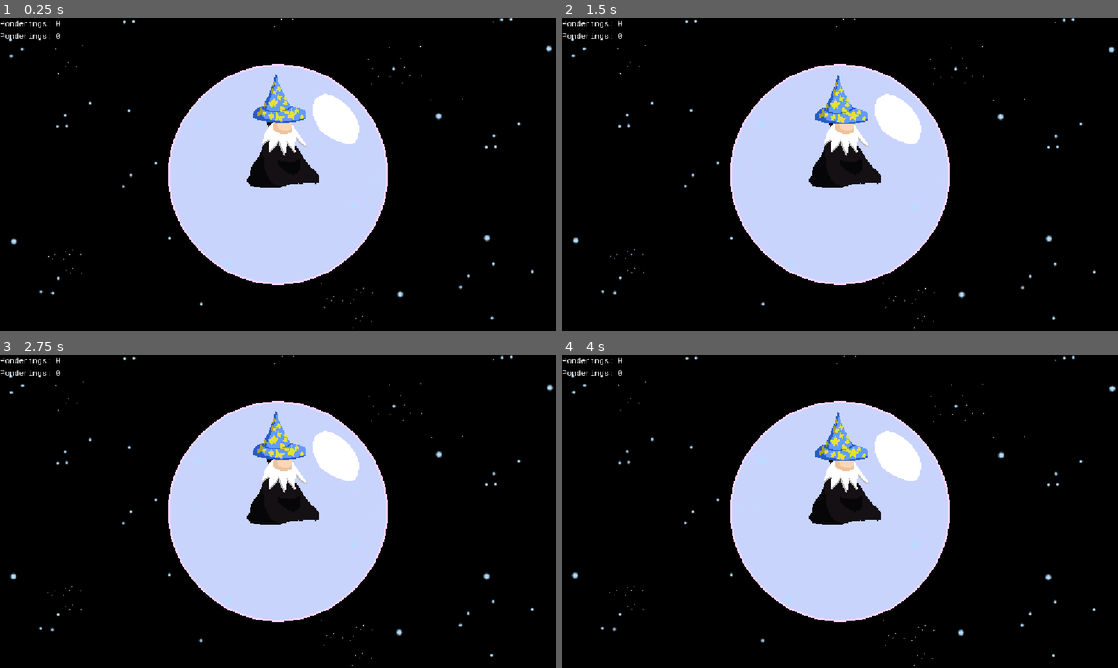
Above: before the commit, frames 1-4 (two rows, left to right).
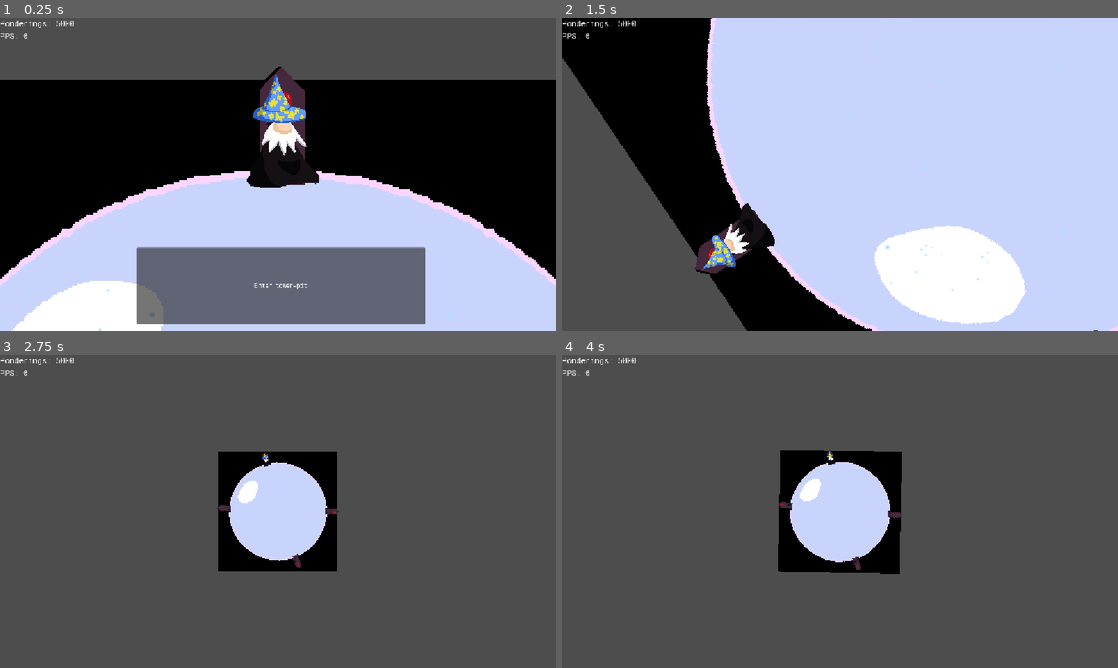
Above: after the commit, the same moments.

Repository: dragonsploder/rollfate
Game: Godot game, scene res://scenes/main.tscn
Same seed, same stepped clock (60 frames per second), same inputs: the game is played once before the commit and once after it.
Inputs:
- Up to frame 1 (0.25 s): no input
- Up to frame 2 (1.5 s): tap Z (a) at 0.6 s; tap X (b) at 0.8, 1.35 s
- Up to frame 3 (2.75 s): tap Left (l) at 1.55 s; hold Left (l) from 2.03 s (still down); tap Right (r) at 2.3 s
- Up to frame 4 (4 s): release Left (l) at 2.78 s; tap Right (r) at 2.85 s; tap Z (a) at 3.05, 3.6 s; tap X (b) at 3.8 s

The runs differ from the first frame. In frame 1, 61% of the frame differs, in the area x 0-100%, y 0-100%; in frame 2, 67%; in frame 3, 98%; in frame 4, 97%.
Error before the commit: Parse Error: Variable "planet" has the same name as a previously declared variable. (res://scripts/main.gd:7)

Commit message:
shooty shoot

Diff:
--- /dev/null
+++ b/scenes/bolt.tscn
@@ -0,0 +1,52 @@
+[gd_scene format=3 uid="uid://c2me2k2weof5b"]
+
+[ext_resource type="Texture2D" uid="uid://dqb1lbj508uuo" path="res://assets/textures/red_bolt.png" id="1_gsnt5"]
+[ext_resource type="Script" uid="uid://cdlns6tllffby" path="res://scripts/bolt.gd" id="1_hu2p6"]
+
+[sub_resource type="CircleShape2D" id="CircleShape2D_hu2p6"]
+radius = 12.0415945
+
+[sub_resource type="AtlasTexture" id="AtlasTexture_hu2p6"]
+atlas = ExtResource("1_gsnt5")
+region = Rect2(0, 0, 64, 64)
+
+[sub_resource type="AtlasTexture" id="AtlasTexture_s0h4p"]
+atlas = ExtResource("1_gsnt5")
+region = Rect2(64, 0, 64, 64)
+
+[sub_resource type="SpriteFrames" id="SpriteFrames_dr7v0"]
+animations = [{
+"frames": [{
+"duration": 1.0,
+"texture": SubResource("AtlasTexture_hu2p6")
+}, {
+"duration": 1.0,
+"texture": SubResource("AtlasTexture_s0h4p")
+}],
+"loop": 1,
+"name": &"default",
+"speed": 10.0
+}]
+
+[node name="Node2D" type="Area2D" unique_id=845284708]
+top_level = true
+z_index = 50
+collision_layer = 0
+collision_mask = 4
+script = ExtResource("1_hu2p6")
+
+[node name="CollisionShape2D" type="CollisionShape2D" parent="." unique_id=614298421]
+shape = SubResource("CircleShape2D_hu2p6")
+
+[node name="Sprite2D" type="AnimatedSprite2D" parent="." unique_id=150854531]
+sprite_frames = SubResource("SpriteFrames_dr7v0")
+autoplay = "default"
+frame_progress = 0.6897787
+
+[node name="Timer" type="Timer" parent="." unique_id=136210056]
+wait_time = 3.0
+one_shot = true
+autostart = true
+
+[connection signal="area_entered" from="." to="." method="_on_area_entered"]
+[connection signal="timeout" from="Timer" to="." method="_on_timer_timeout"]
--- a/scenes/main.tscn
+++ b/scenes/main.tscn
@@ -21,7 +21,6 @@
 player = NodePath("Planet/Player")
 camera = NodePath("Camera2D")
 ui = NodePath("Ui")
-planet = NodePath("Planet")
 
 [node name="Ui" parent="." unique_id=874572070 instance=ExtResource("2_tbgi4")]
 layer = 100
@@ -94,10 +93,11 @@
 autostart = true
 
 [node name="spawnarch" type="Timer" parent="." unique_id=1746324747]
-wait_time = 20.0
+wait_time = 2.0
 autostart = true
 
 [node name="ArchPlanets" type="Node2D" parent="." unique_id=386266184]
+
 [node name="Sky" type="Node2D" parent="." unique_id=122543296]
 position = Vector2(-1.9999999, 0)
 scale = Vector2(0.7, 0.7)
--- a/scenes/planet.tscn
+++ b/scenes/planet.tscn
@@ -2,6 +2,43 @@
 
 [ext_resource type="Script" uid="uid://dtjkhfd34aps5" path="res://scripts/planet.gd" id="1_h8ms6"]
 [ext_resource type="Texture2D" uid="uid://cj71oicrt7146" path="res://assets/textures/Basic_Orb.png" id="2_ggt7d"]
+[ext_resource type="Texture2D" uid="uid://celoiselrb7s0" path="res://assets/textures/Wiz2_idle_red.png" id="3_ggt7d"]
+
+[sub_resource type="AtlasTexture" id="AtlasTexture_0k1rn"]
+atlas = ExtResource("3_ggt7d")
+region = Rect2(0, 0, 256, 256)
+
+[sub_resource type="AtlasTexture" id="AtlasTexture_48b8c"]
+atlas = ExtResource("3_ggt7d")
+region = Rect2(256, 0, 256, 256)
+
+[sub_resource type="AtlasTexture" id="AtlasTexture_3s4jt"]
+atlas = ExtResource("3_ggt7d")
+region = Rect2(512, 0, 256, 256)
+
+[sub_resource type="AtlasTexture" id="AtlasTexture_1wmcx"]
+atlas = ExtResource("3_ggt7d")
+region = Rect2(768, 0, 256, 256)
+
+[sub_resource type="SpriteFrames" id="SpriteFrames_dr7v0"]
+animations = [{
+"frames": [{
+"duration": 1.0,
+"texture": SubResource("AtlasTexture_0k1rn")
+}, {
+"duration": 1.0,
+"texture": SubResource("AtlasTexture_48b8c")
+}, {
+"duration": 1.0,
+"texture": SubResource("AtlasTexture_3s4jt")
+}, {
+"duration": 1.0,
+"texture": SubResource("AtlasTexture_1wmcx")
+}],
+"loop": 1,
+"name": &"default",
+"speed": 5.0
+}]
 
 [node name="Planet" type="Node2D" unique_id=1536973785]
 script = ExtResource("1_h8ms6")
@@ -13,3 +50,16 @@
 position = Vector2(225, 0)
 
 [node name="PonderRings" type="Node" parent="." unique_id=260711504]
+
+[node name="Wiz" type="AnimatedSprite2D" parent="." unique_id=91802130]
+visible = false
+top_level = true
+sprite_frames = SubResource("SpriteFrames_dr7v0")
+autoplay = "default"
+frame_progress = 0.8146115
+
+[node name="Zap" type="Timer" parent="." unique_id=830558527]
+wait_time = 2.0
+one_shot = true
+
+[connection signal="timeout" from="Zap" to="." method="_on_zap_timeout"]
--- a/scenes/wizard.tscn
+++ b/scenes/wizard.tscn
@@ -107,16 +107,27 @@
 "speed": 9.0
 }]
 
+[sub_resource type="CircleShape2D" id="CircleShape2D_dr7v0"]
+radius = 51.00913
+
 [node name="Node2D" type="Node2D" unique_id=487264671]
 script = ExtResource("1_leome")
 
 [node name="AnimatedSprite2D" type="AnimatedSprite2D" parent="." unique_id=868935755]
 position = Vector2(0, -80)
 sprite_frames = SubResource("SpriteFrames_dr7v0")
-animation = &"elder_idle"
+animation = &"novice_idle"
 
 [node name="Timer" type="Timer" parent="." unique_id=573955575]
 wait_time = 0.3
 autostart = true
 
+[node name="Area2D" type="Area2D" parent="." unique_id=325834203]
+collision_layer = 4
+collision_mask = 0
+
+[node name="CollisionShape2D" type="CollisionShape2D" parent="Area2D" unique_id=1035414252]
+position = Vector2(0, -57.965)
+shape = SubResource("CircleShape2D_dr7v0")
+
 [connection signal="timeout" from="Timer" to="." method="_on_timer_timeout"]
--- /dev/null
+++ b/scripts/bolt.gd
@@ -0,0 +1,20 @@
+extends Area2D
+
+@onready var main_manager = get_tree().current_scene
+
+var speed = 2000.0
+
+func _process(delta: float) -> void:
+	self.position += -self.transform.y * delta * speed
+
+	if self.position.distance_to(Vector2(0,0)) < main_manager.get_planet_scale() * 0.9:
+		self.queue_free()
+
+
+func _on_timer_timeout() -> void:
+	queue_free()
+
+
+func _on_area_entered(area: Area2D) -> void:
+	area.get_parent().queue_free()
+	queue_free()
--- a/scripts/main.gd
+++ b/scripts/main.gd
@@ -4,9 +4,8 @@
 @export var player : Node
 @export var camera : Camera2D
 @export var ui: Node
-@export var planet : Node
 
-var ponderings = 50.0
+var ponderings = 5000.0
 var planet_scale = 1
 const PLAYER_SPEED = 10000
 const ROT_SPEED = 2
@@ -16,7 +15,7 @@
 const WIZARD = preload("uid://dnab7mgo1j34n")
 const PLANET = preload("uid://bo1gnnd1wid0e")
 
-var income_angles = [0, PI/2, PI, -PI/2, -PI]
+var income_angles = [0, PI/2, PI, -PI/2]
 
 
 var in_towerpit = false
--- a/scripts/planet.gd
+++ b/scripts/planet.gd
@@ -9,6 +9,9 @@
 var radius_mod = 1.0
 
 var income_angle = 0
+var this_planet_scale = Vector2(1.0,1.0)
+
+const BOLT = preload("uid://c2me2k2weof5b")
 
 func set_start() -> void:
 	self.position =  Vector2.from_angle(income_angle) * main_manager.get_planet_scale() * 8
@@ -19,8 +22,9 @@
 	if not is_player:
 		radius_mod += randf_range(-0.3, -0.1)
 
-	var target_scale = main_manager.get_planet_scale() * radius_mod
-	var true_scale = target_scale / x_len
+
+	this_planet_scale = main_manager.get_planet_scale() * radius_mod
+	var true_scale = this_planet_scale / x_len
 	self.scale = Vector2(true_scale, true_scale)
 
 
@@ -29,6 +33,15 @@
 		var target_position =  Vector2.from_angle(income_angle) * main_manager.get_planet_scale() * 3
 		self.position = lerp(self.position, target_position, delta * 0.1)
 
+		if self.position.distance_to(target_position) < main_manager.get_planet_scale() * 4  and $Zap.is_stopped():
+			$Zap.start()
+
+
+
+		# Move wizard
+		$Wiz.position = self.position + Vector2.from_angle(PI + income_angle) * this_planet_scale
+		$Wiz.rotation = -PI/2 + income_angle
+		$Wiz.show()
 		return
 
 
@@ -46,3 +59,10 @@
 
 func clear_pondering():
 	pass
+
+
+func _on_zap_timeout() -> void:
+	var b = BOLT.instantiate()
+	self.add_child(b)
+	b.position = $Wiz.position
+	b.rotation = $Wiz.rotation + randf_range(-0.15, 0.15)
Binary file changed: assets/textures/Wiz2_idle.aseprite
Binary file added: assets/textures/Wiz2_idle_red.png
Not shown, added: assets/textures/Wiz2_idle_red.png.import
Binary file added: assets/textures/red_bolt.png
Not shown, added: assets/textures/red_bolt.png.import
Not shown, added: scripts/bolt.gd.uid
